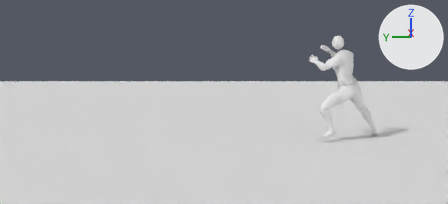
A saved change to the Blender file anim-src/_preview_ForwardUnarmed.blend.
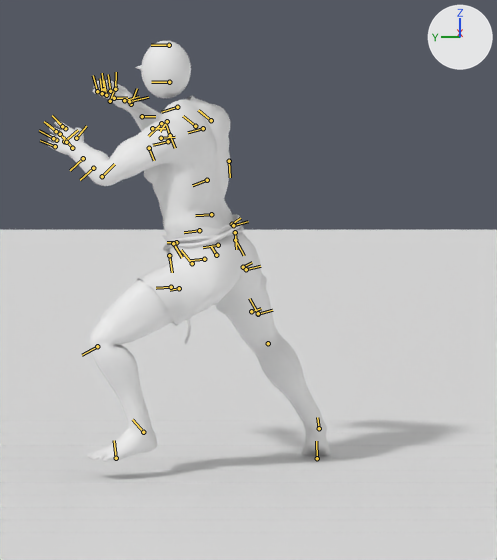
Old and new are each drawn from the file's camera 'CamWide' and again close up on the part from 66% to 93% of the width and 13% to 79% of the height. The lights are fixed; the arrows at upper right show +X, +Y and +Z. The last two pictures show the newer version. Both versions are drawn at frame 7 of the action 'StepDodgeForwardUnarmed'; the numbers are the values there. The bones that change, and the others that lie on the model, are drawn over the model as lines in the close-ups.

Names of what the first close-up shows: 'Cube.002', 'Cube.004', 'Cube.006', 'Floor', 'HIMBO - Body HP', 'HIMBO - Boxers', 'HIMBO - Feet', 'HIMBO - Hands', 'PreviewHead' and 11 more.
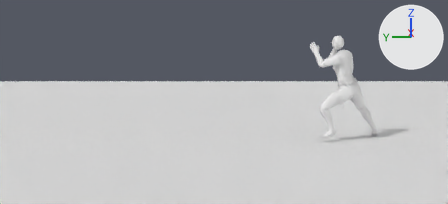
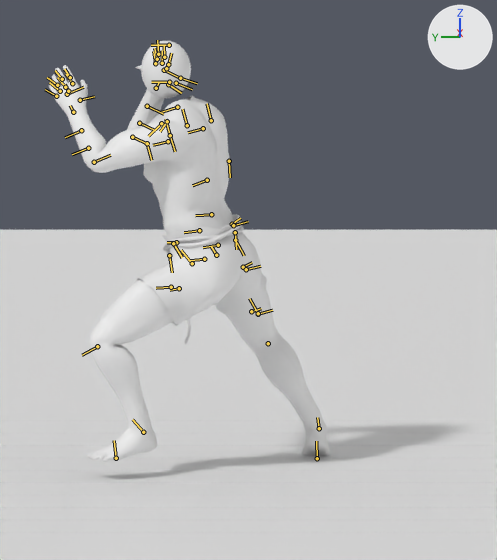
Pixel boxes (x1, y1, x2, y2) of what changed, in the close-ups (497 x 560 px):
'HIMBO - Body HP', posed: before (74, 96, 318, 418); after (72, 96, 318, 418)
'HIMBO - Hands', posed: before (47, 80, 152, 160); after (49, 65, 164, 128)
bone 'NPC L UpperArm [LUar]', root to tip: before (170, 135) to (165, 123); after (170, 135) to (165, 119)
bone 'NPC L Forearm [LLar]', root to tip: before (102, 176) to (114, 164); after (94, 162) to (110, 155)
bone 'NPC R UpperArm [RUar]', root to tip: before (211, 120) to (198, 110); after (211, 120) to (207, 103)
bone 'NPC R Forearm [RLar]', root to tip: before (161, 138) to (175, 137); after (132, 137) to (149, 144)

The change, as a list of edits to the scene's bpy script:
```text
Change bone_npc_l_upperarm__luar:
    where bone_npc_l_upperarm__luar = bpy.data.objects['StepDodge_Skeleton'].pose.bones['NPC L UpperArm [LUar]']  # child of 'NPC L Clavicle [LClv]'
    bone_npc_l_upperarm__luar.rotation_quaternion: (0.823, -0.55, 0.098, 0.099) -> (0.777, -0.619, 0.05, -0.099)  # degrees (-67, 16, 3) -> degrees (-77, -3, -12)
Change bone_npc_l_forearm__llar:
    where bone_npc_l_forearm__llar = bpy.data.objects['StepDodge_Skeleton'].pose.bones['NPC L Forearm [LLar]']  # child of 'NPC L UpperArm [LUar]'
    bone_npc_l_forearm__llar.rotation_quaternion: (0.921, -0.39, 0.0, 0.0) -> (0.867, -0.498, 0.0, 0.0)  # degrees (-46, 0, 0) -> degrees (-60, 0, 0)
Change bone_npc_r_upperarm__ruar:
    where bone_npc_r_upperarm__ruar = bpy.data.objects['StepDodge_Skeleton'].pose.bones['NPC R UpperArm [RUar]']  # child of 'NPC R Clavicle [RClv]'
    bone_npc_r_upperarm__ruar.rotation_quaternion: (0.785, -0.596, -0.161, -0.039) -> (0.646, -0.733, 0.208, -0.055)  # degrees (-76, -17, 8) -> degrees (-99, 11, -23)
Change bone_npc_r_forearm__rlar:
    where bone_npc_r_forearm__rlar = bpy.data.objects['StepDodge_Skeleton'].pose.bones['NPC R Forearm [RLar]']  # child of 'NPC R UpperArm [RUar]'
    bone_npc_r_forearm__rlar.rotation_quaternion: (0.766, -0.643, 0.0, 0.0) -> (0.622, -0.783, 0.0, 0.0)  # degrees (-80, 0, 0) -> degrees (-103, 0, 0)
```
